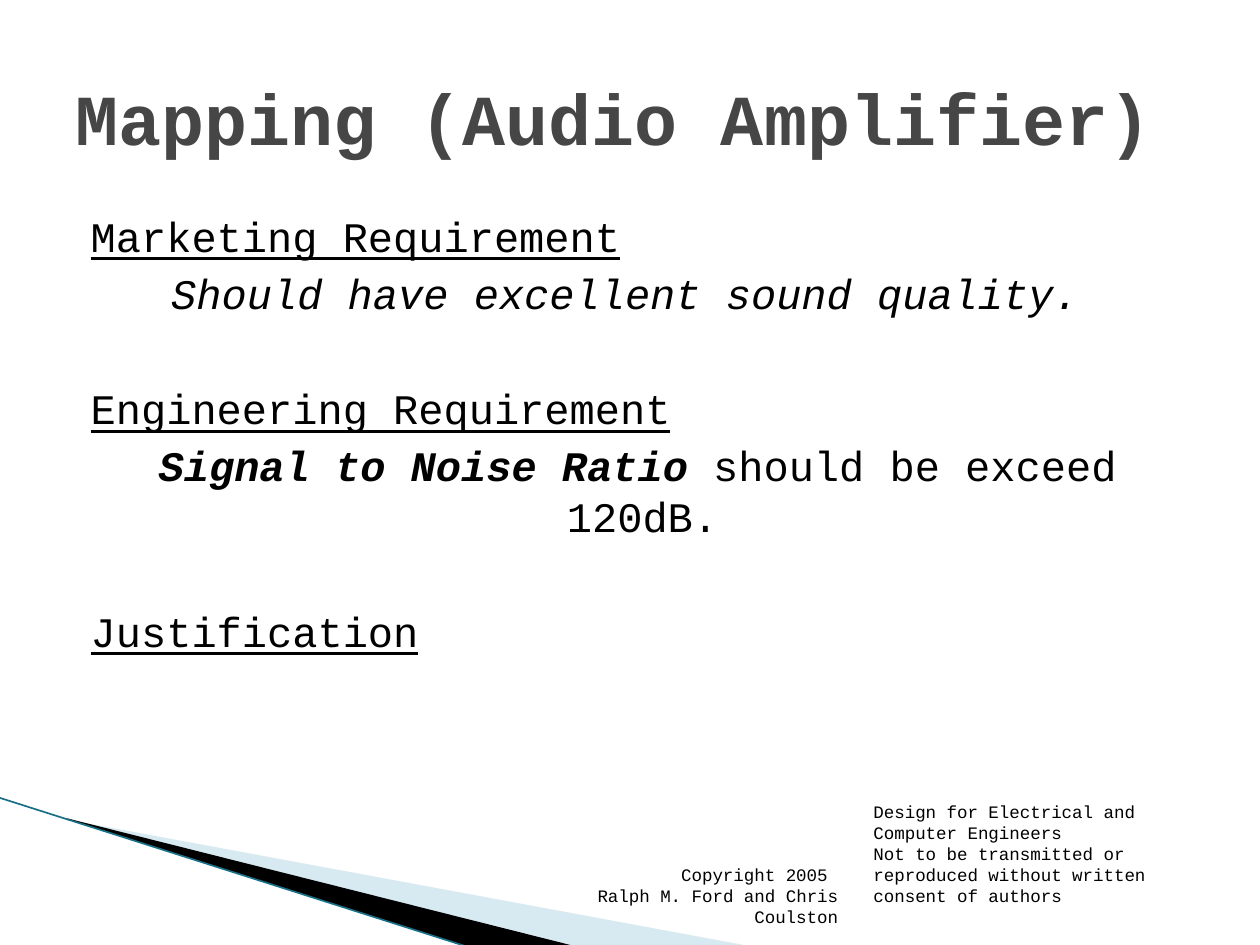
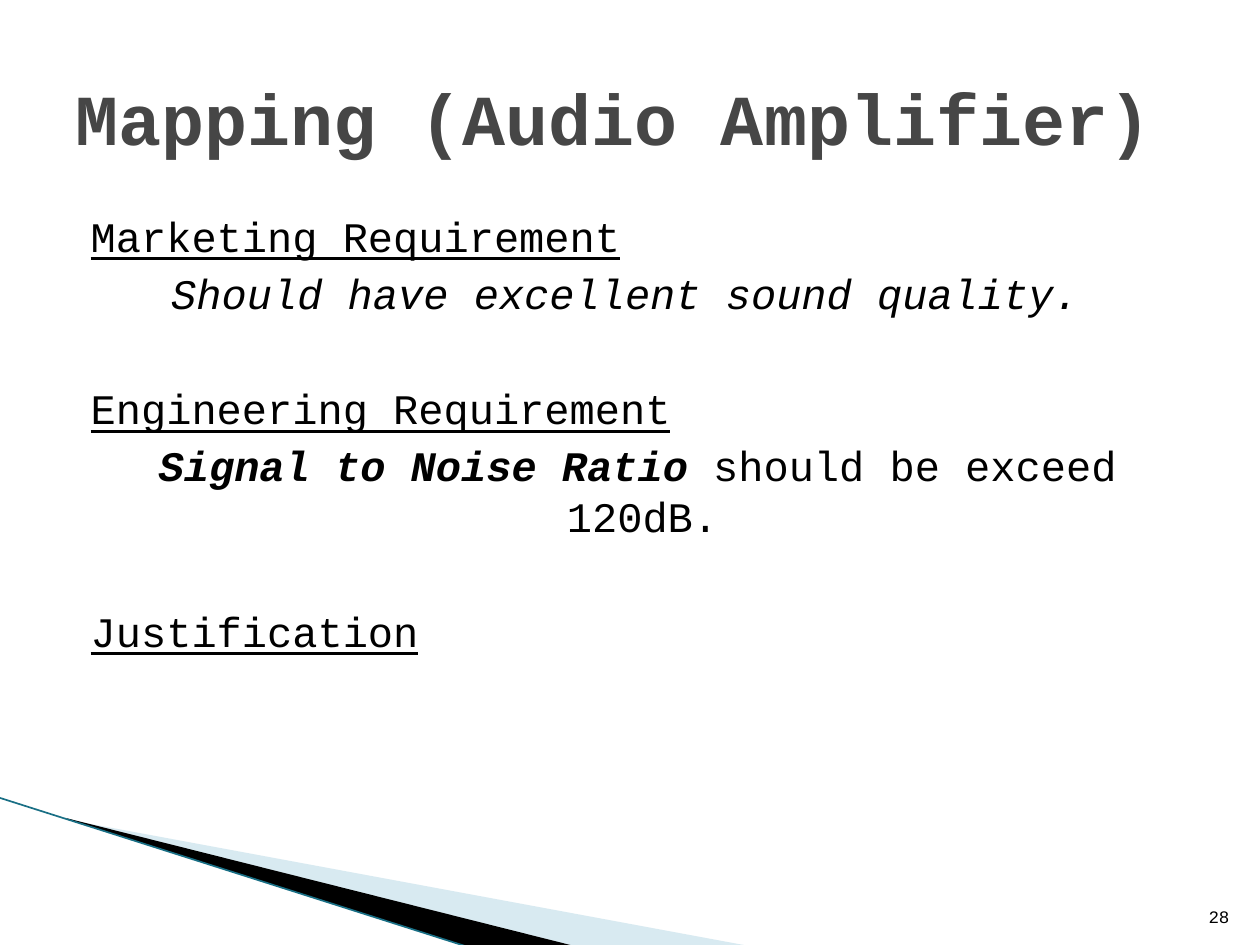
Before and after one commit to coulston/Design-For-Electrical-and-Computer-Engineering, a slide deck: slide 28 of Chapter Presentation/Chapter 3 - The Requirements Specification.pptx. Drawn at 1260x945 pixels with LibreOffice and Linux fonts; fonts in the diff are those of the drawing; background and template pictures are left out. Boxes give left, top, right and bottom in pixels: in the first picture for what was removed or moved away, otherwise in the second. Text is boxed around its words. In the diff, an @@ line names an element or a change of style, - is before the commit and + after.

Commit message:
PPT Presentation
Cleaned up PPT including removing copyright, standardizing format between presentations.  I discovered that we are missing PPTs for chapters 8, 10 and 11.  Asked Charles if he had a copy, but I think that I will have to write these.

```diff
--- a/Chapter Presentation/Chapter 3 - The Requirements Specification.pptx
+++ b/Chapter Presentation/Chapter 3 - The Requirements Specification.pptx
@@ text removed at [873, 806, 1145, 902] @@
-Design for Electrical and Computer Engineers
-Not to be transmitted or reproduced without written consent of authors
@@ text removed at [598, 869, 838, 923] @@
-Copyright 2005
-Ralph M. Ford and Chris Coulston
@@ page number added at [1209, 911, 1230, 923], 10 pt, text #000000 @@
+28
```
Also in this commit, not shown: 36 other slides changed, 17 other files.
